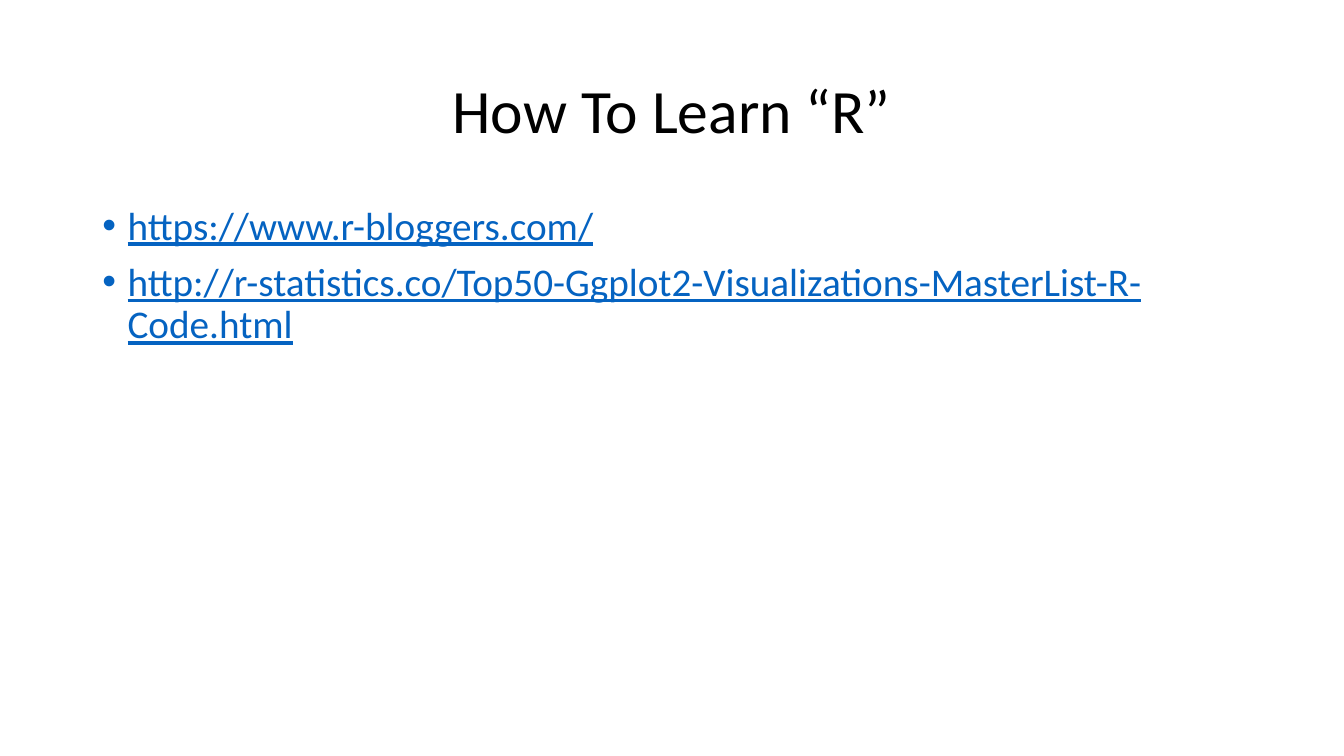
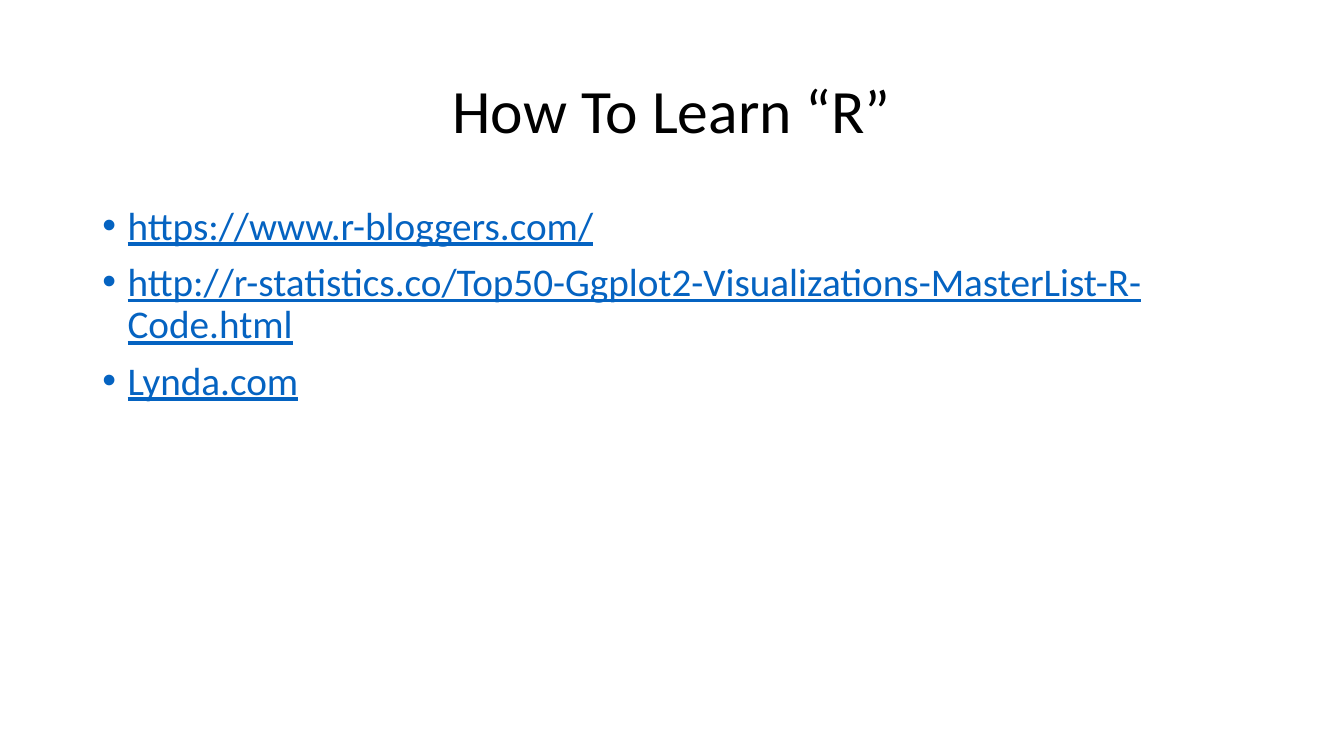
Before and after one commit to bdh5029/Rprojects, a slide deck: slide 20 of VisualizingR.pptx. Drawn at 1344x756 pixels with LibreOffice and Linux fonts; fonts in the diff are those of the drawing. Boxes give left, top, right and bottom in pixels: in the first picture for what was removed or moved away, otherwise in the second. Text is boxed around its words. In the diff, an @@ line names an element or a change of style, - is before the commit and + after.

```diff
--- a/VisualizingR.pptx
+++ b/VisualizingR.pptx
@@ text at (128,367,299,402): paragraph added @@
+• Lynda.com
```
Also in this commit, not shown: 2 other slides changed.
